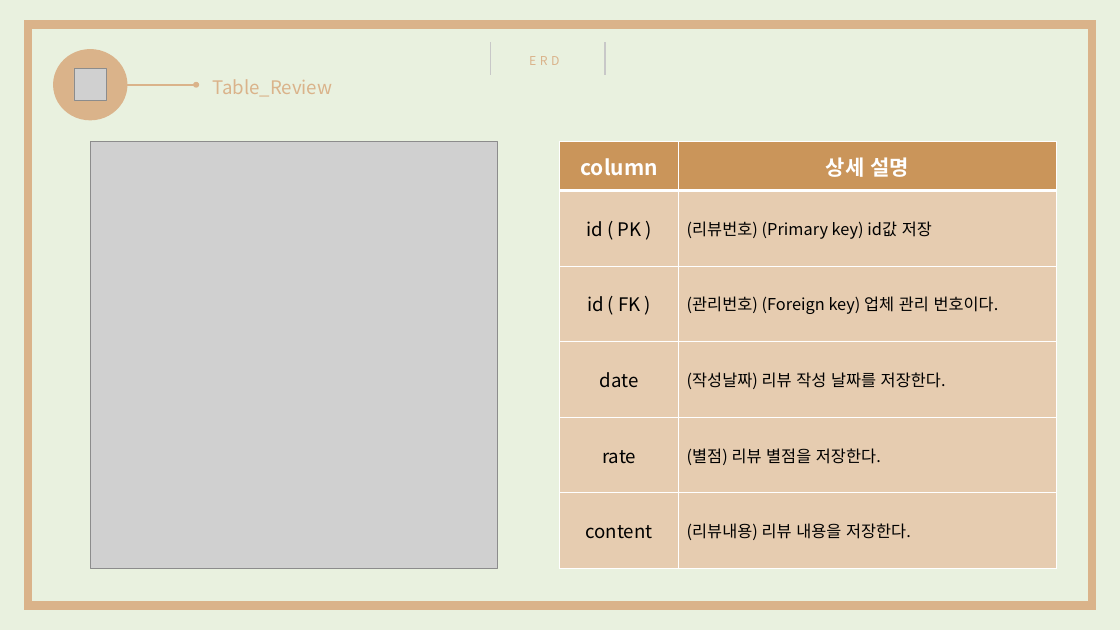
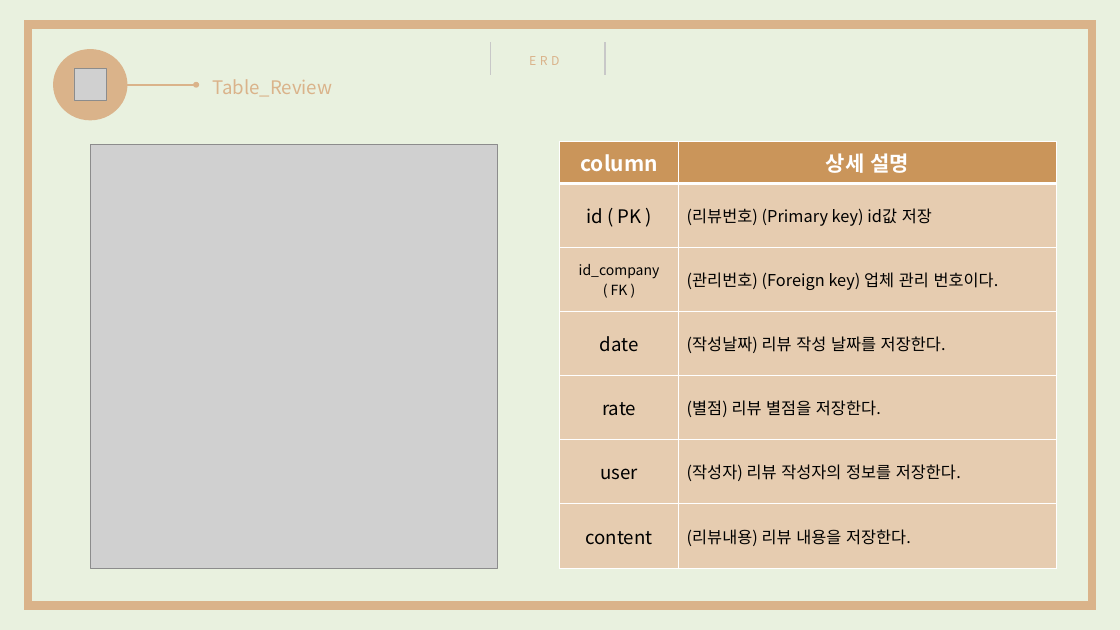
Before and after one commit to OkSeungBae/Android_APP, a slide deck: slide 3 of 3. Database설계서 (ERD)/ERD 설계서.pptx. Drawn at 1120x630 pixels with LibreOffice and Linux fonts; fonts in the diff are those of the drawing; grey boxes stand for pictures. Boxes give left, top, right and bottom in pixels: in the first picture for what was removed or moved away, otherwise in the second. Text is boxed around its words. In the diff, an @@ line names an element or a change of style, - is before the commit and + after.

```diff
--- a/3. Database설계서 (ERD)/ERD 설계서.pptx
+++ b/3. Database설계서 (ERD)/ERD 설계서.pptx
@@ picture: place and size @@
-picture at (90, 141, 497, 568)
+picture at (90, 145, 497, 569)
@@ table at (560, 141, 1058, 568) @@
-row 3, column 1: id ( FK )
+row 3, column 1: id_company ( FK )
+row 6: user | (작성자) 리뷰 작성자의 정보를 저장한다.
```
Also in this commit, not shown: 1 other slide changed, 1 other file.
